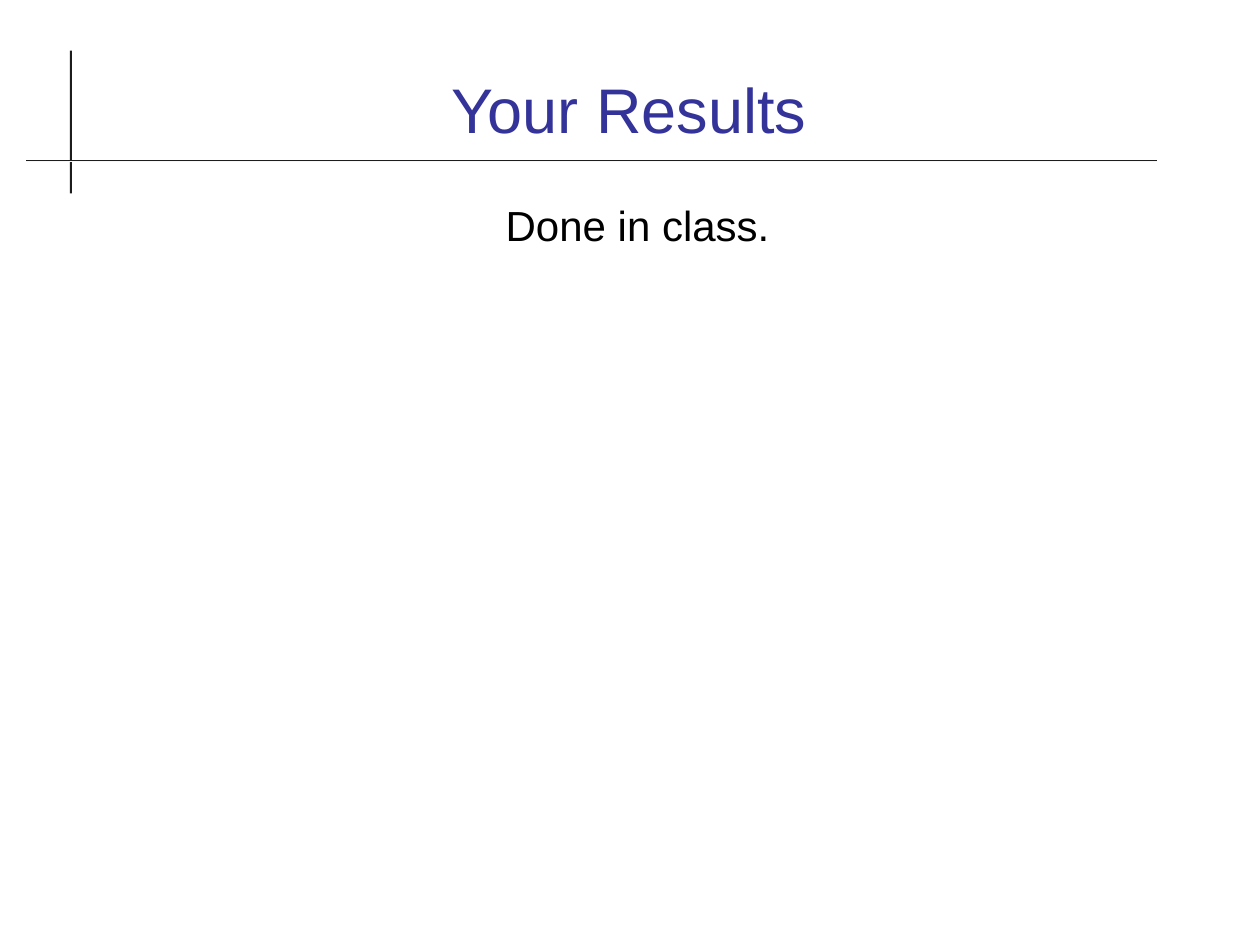
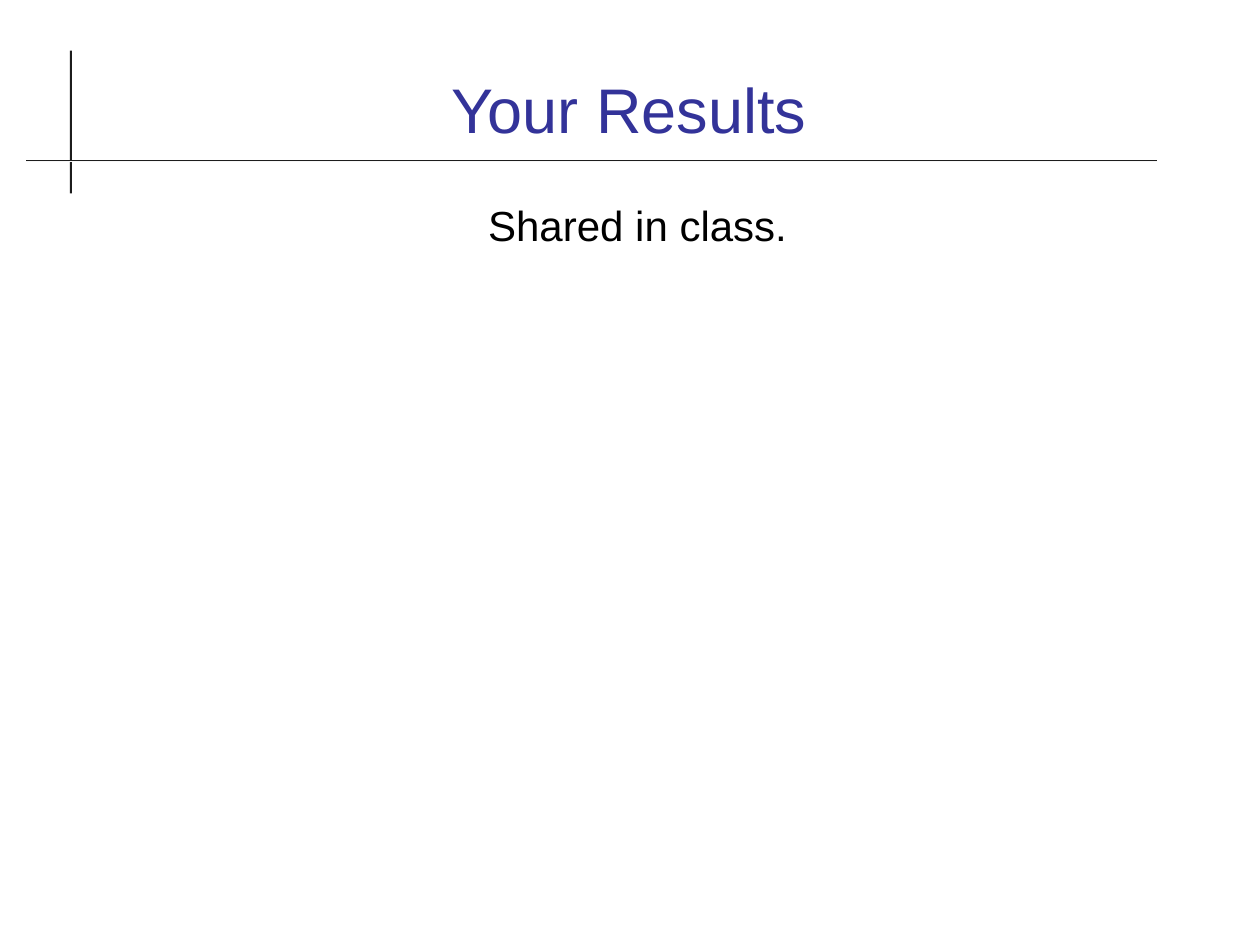
Before and after one commit to cpske/ISP, a slide deck: slide 5 of assignment/project/Iteration1.odp. Drawn at 1260x945 pixels with LibreOffice and Linux fonts; fonts in the diff are those of the drawing. Boxes give left, top, right and bottom in pixels: in the first picture for what was removed or moved away, otherwise in the second. Text is boxed around its words. In the diff, an @@ line names an element or a change of style, - is before the commit and + after.

```diff
--- a/assignment/project/Iteration1.odp
+++ b/assignment/project/Iteration1.odp
@@ text at (488, 210, 787, 242): text changed @@
-Done in class.
+Shared in class.
```
Also in this commit, not shown: 9 other slides changed, 3 slides added, 1 slide removed, 6 other files.
